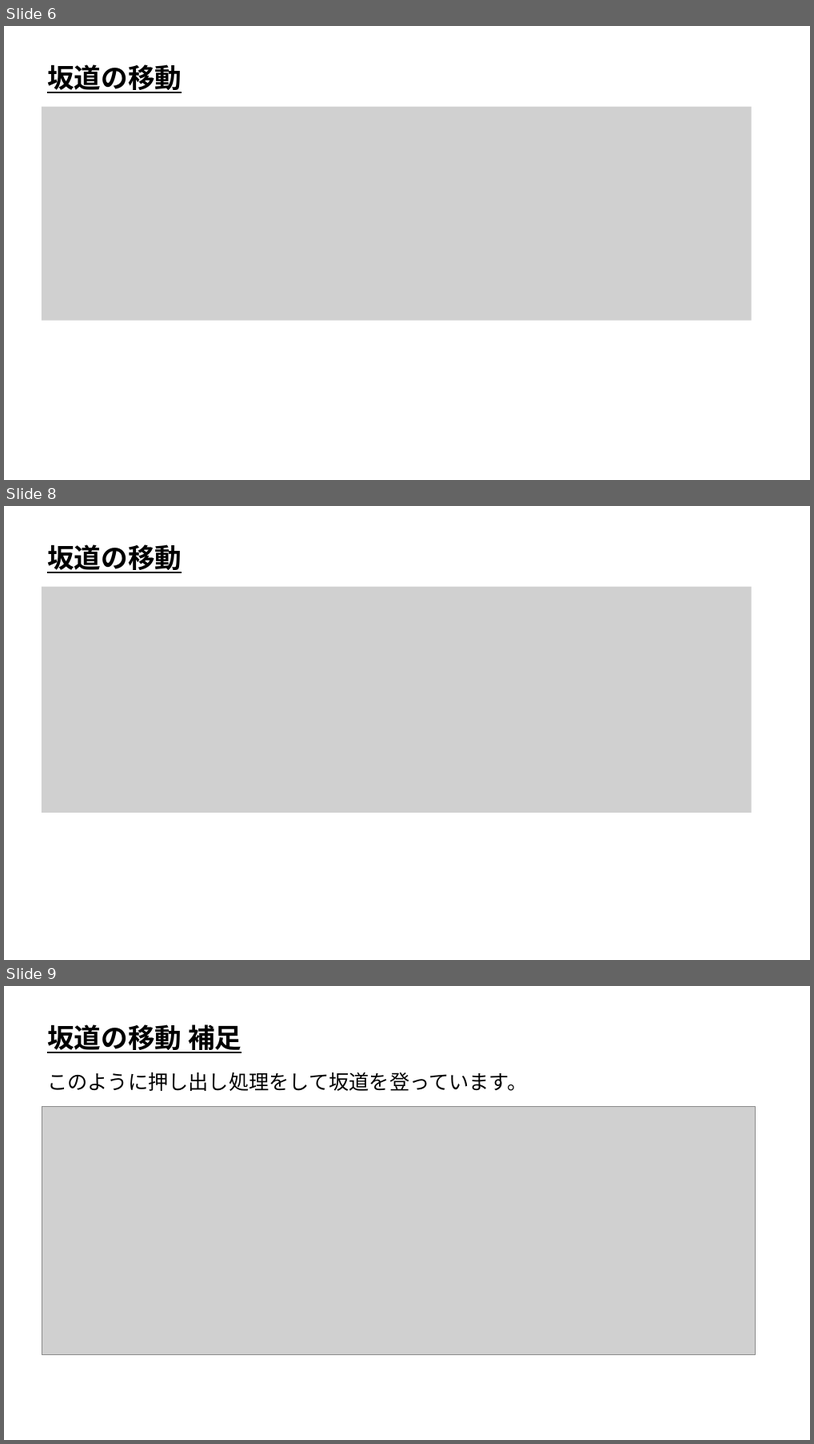
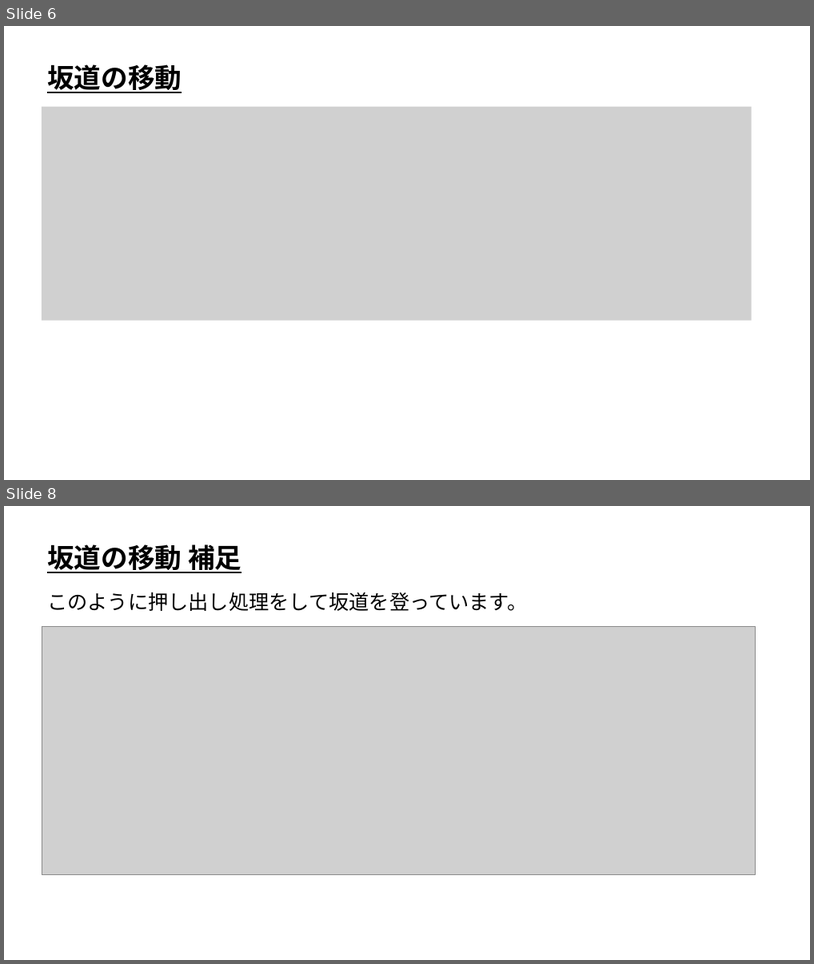
Before and after one commit to ArakiYusuke-Ohara/Textbook, a slide deck: ゲーム科1年/01_後期/ゲームプログラミングⅢ/ゲーム数学/実習/00_坂道の移動.pptx. Shown one above the other, each under a label of ours: slides 6, 8 and 9 before the commit, slides 6 and 8 after it; the slides between them are not shown. The pictures are 814x1444 and 814x964 pixels, drawn with LibreOffice and Linux fonts; fonts in the diff are those of the drawing; grey boxes stand for pictures. Boxes give left, top, right and bottom in pixels: in the first picture for what was removed or moved away, otherwise in the second. Text is boxed around its words. In the diff, an @@ line names an element or a change of style, - is before the commit and + after.

Commit message:
修正

```diff
--- a/ゲーム科1年/01_後期/ゲームプログラミングⅢ/ゲーム数学/実習/00_坂道の移動.pptx
+++ b/ゲーム科1年/01_後期/ゲームプログラミングⅢ/ゲーム数学/実習/00_坂道の移動.pptx
@@ slide 8 removed at (4,506,810,960), background #FFFFFF @@
@@ text removed at (47,544,182,573) @@
-坂道の移動
@@ picture removed at (42,587,752,812) @@
@@ what was slide 9 is now slide 8 @@
```
